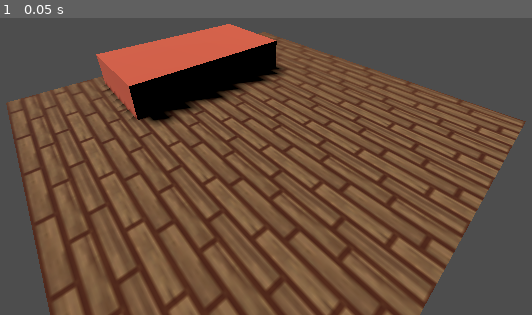
Above: before the commit, frame 1.
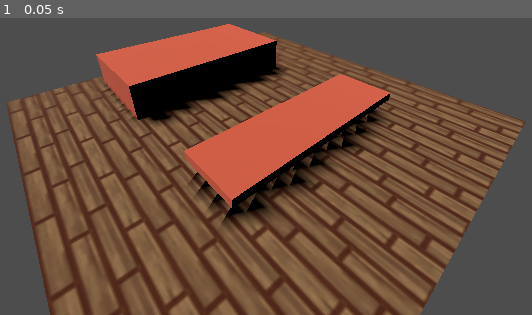
Above: after the commit, the same moment.

Repository: Dorifor/old-spooktober-n64
Game: Godot game, scene res://main.tscn
Same seed, same stepped clock (60 frames per second), same inputs: the game is played once before the commit and once after it.
Inputs:
- Up to frame 1 (0.05 s): no input

The runs differ from the first frame. In frame 1, 10% of the frame differs, in the area x 34-74%, y 18-71%.

Commit message:
Hfoulon test
test

Diff:
--- a/main.tscn
+++ b/main.tscn
@@ -25,6 +25,11 @@
 mesh = SubResource("BoxMesh_wuvno")
 surface_material_override/0 = SubResource("StandardMaterial3D_byqca")
 
+[node name="Block" type="MeshInstance3D" parent="Block"]
+transform = Transform3D(0.54362, 0, 0, 0, 0.2, 0, 0, 0, 1, 1.73782, 0.1, 0)
+mesh = SubResource("BoxMesh_wuvno")
+surface_material_override/0 = SubResource("StandardMaterial3D_byqca")
+
 [node name="Camera3D" type="Camera3D" parent="."]
 transform = Transform3D(0.659083, -0.387873, 0.644332, 0, 0.856745, 0.515741, -0.75207, -0.339916, 0.564666, 0.974211, 0.840352, 0.819908)
 current = true
